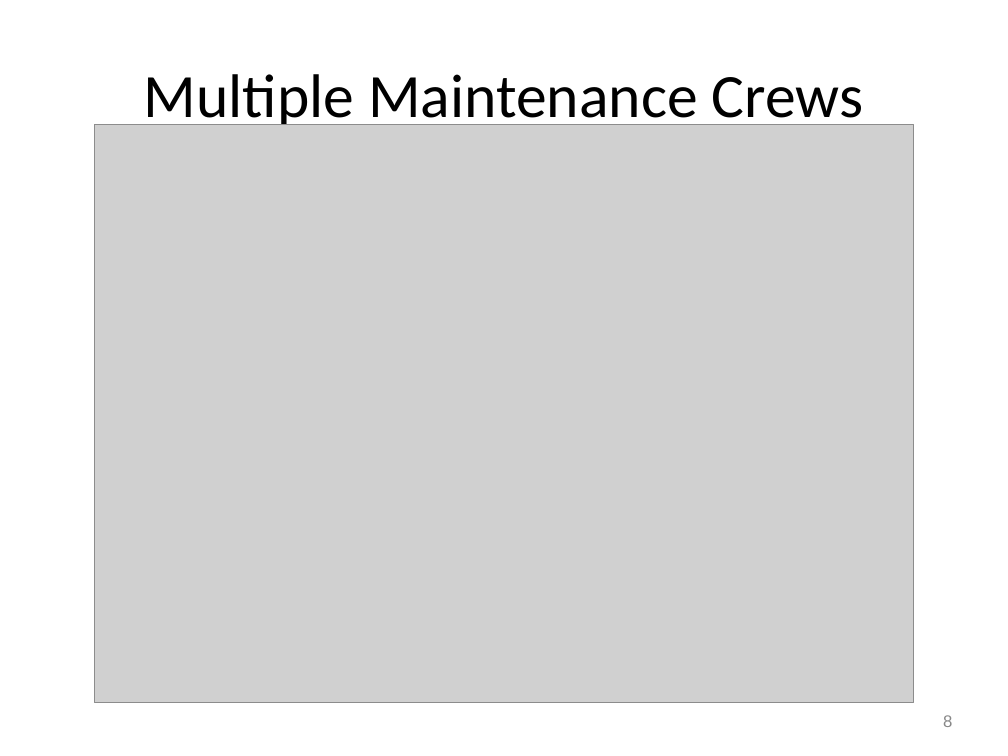
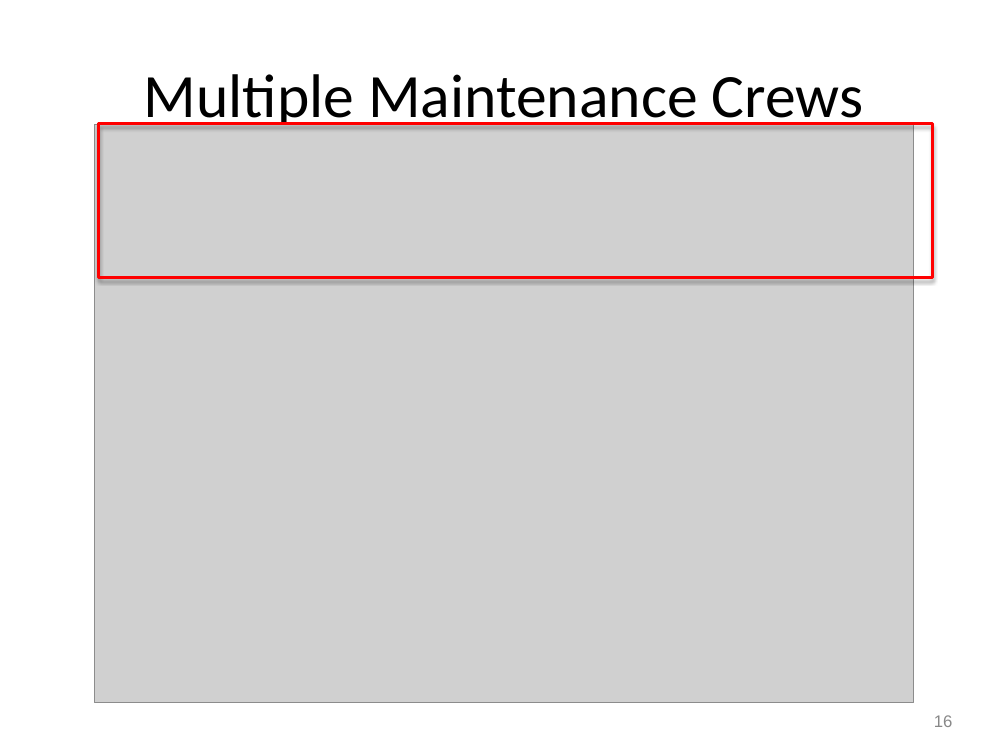
Before and after one commit to ghaslam/AM207, a slide deck: slide 16 of Screencast/Screencast.pptx (slide 8 before the commit). Drawn at 1008x756 pixels with LibreOffice and Linux fonts; fonts in the diff are those of the drawing; grey boxes stand for pictures. Boxes give left, top, right and bottom in pixels: in the first picture for what was removed or moved away, otherwise in the second. Text is boxed around its words. In the diff, an @@ line names an element or a change of style, - is before the commit and + after.

```diff
--- a/Screencast/Screencast.pptx
+++ b/Screencast/Screencast.pptx
@@ rectangle added at (98,123,932,277), outline #FF0000 2 pt @@
@@ page number at (934,715,953,727): text changed @@
-8
+16
```
Also in this commit, not shown: 3 other slides changed, 10 slides added, 1 slide removed.
